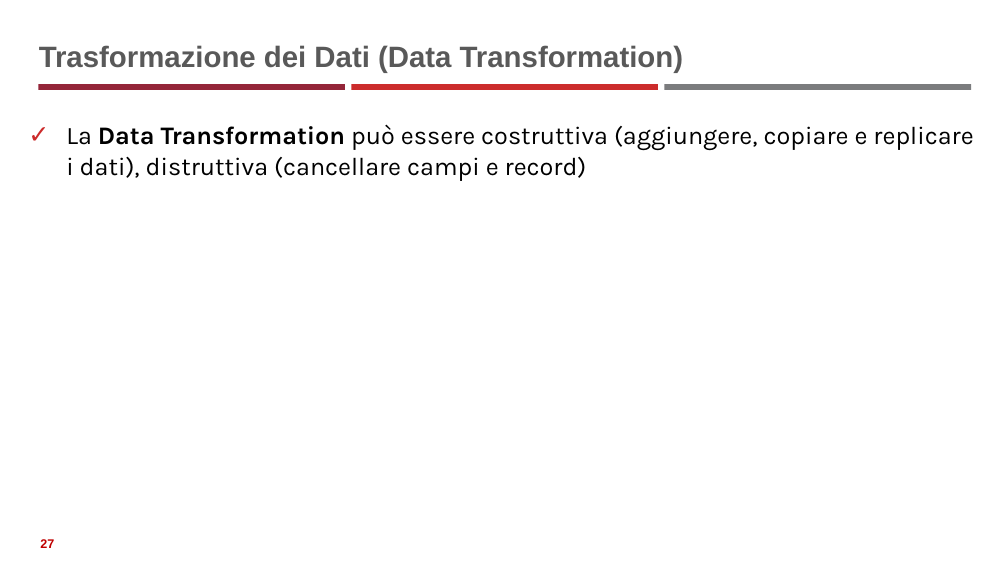
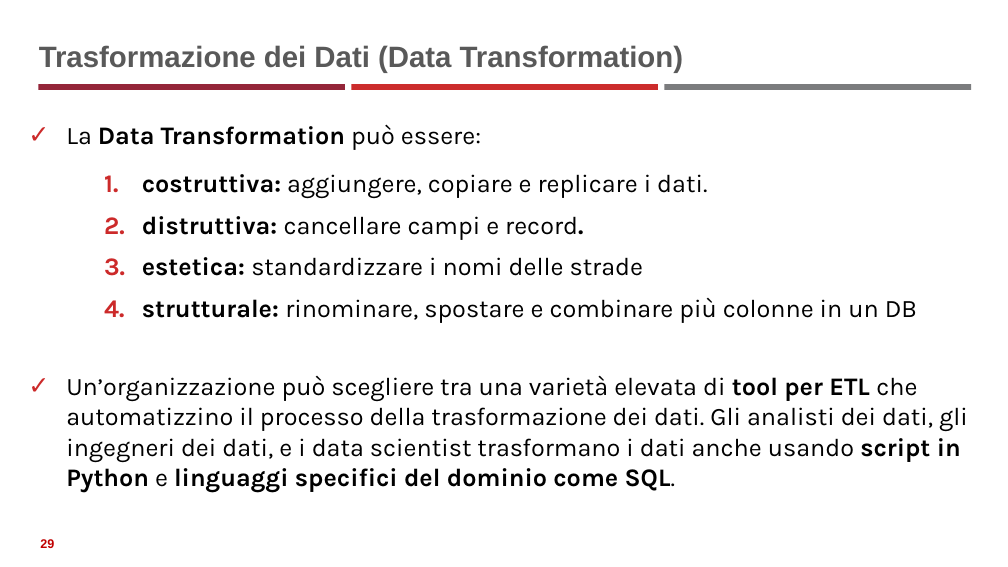
Before and after one commit to neural1977/data_science_interview_material, a slide deck: slide 29 of Data_Science_ita.pptx (slide 27 before the commit). Drawn at 1008x567 pixels with LibreOffice and Linux fonts; fonts in the diff are those of the drawing. Boxes give left, top, right and bottom in pixels: in the first picture for what was removed or moved away, otherwise in the second. Text is boxed around its words. In the diff, an @@ line names an element or a change of style, - is before the commit and + after.

```diff
--- a/Data_Science_ita.pptx
+++ b/Data_Science_ita.pptx
@@ text at box(66, 124, 968, 492): text changed @@
-✓ La Data Transformation può essere costruttiva (aggiungere, copiare e replicare i dati), distruttiva (cancellare campi e record)
+✓ La Data Transformation può essere:
+    1. costruttiva: aggiungere, copiare e replicare i dati.
+    2. distruttiva: cancellare campi e record.
+    3. estetica: standardizzare i nomi delle strade
+    4. strutturale: rinominare, spostare e combinare più colonne in un DB
+✓ Un’organizzazione può scegliere tra una varietà elevata di tool per ETL che automatizzino il processo della trasformazione dei dati. Gli analisti dei dati, gli ingegneri dei dati, e i data scientist trasformano i dati anche usando script in Python e linguaggi specifici del dominio come SQL.
@@ page number at box(40, 539, 54, 548): text changed @@
-27
+29
```
Also in this commit, not shown: 1 other slide changed, 6 slides added, 1 other file.
